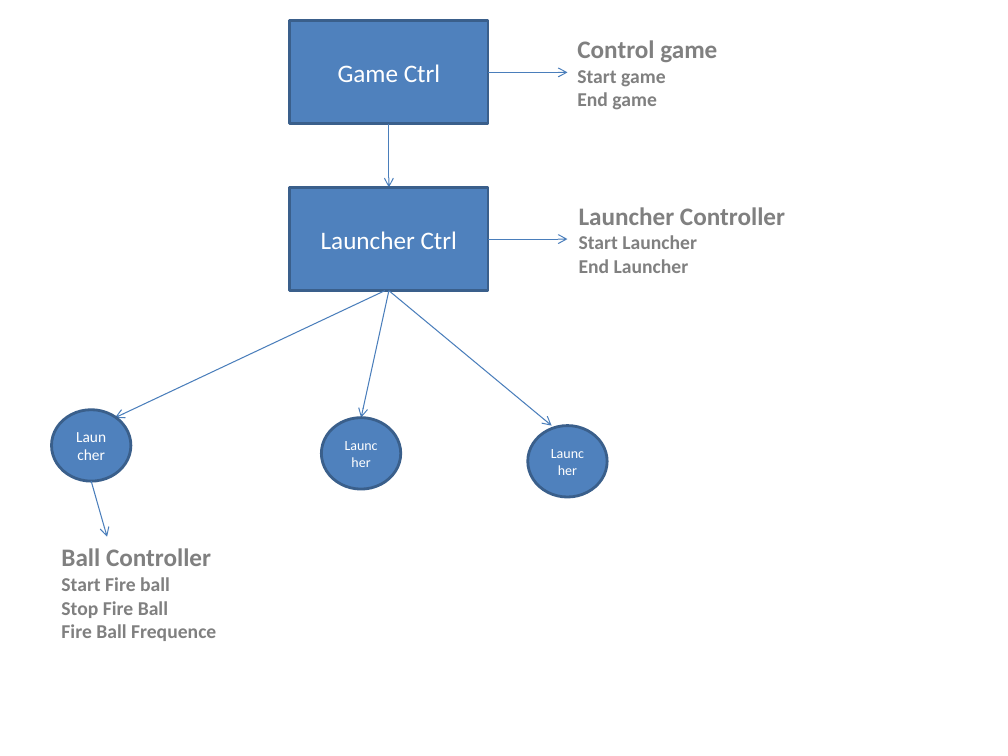
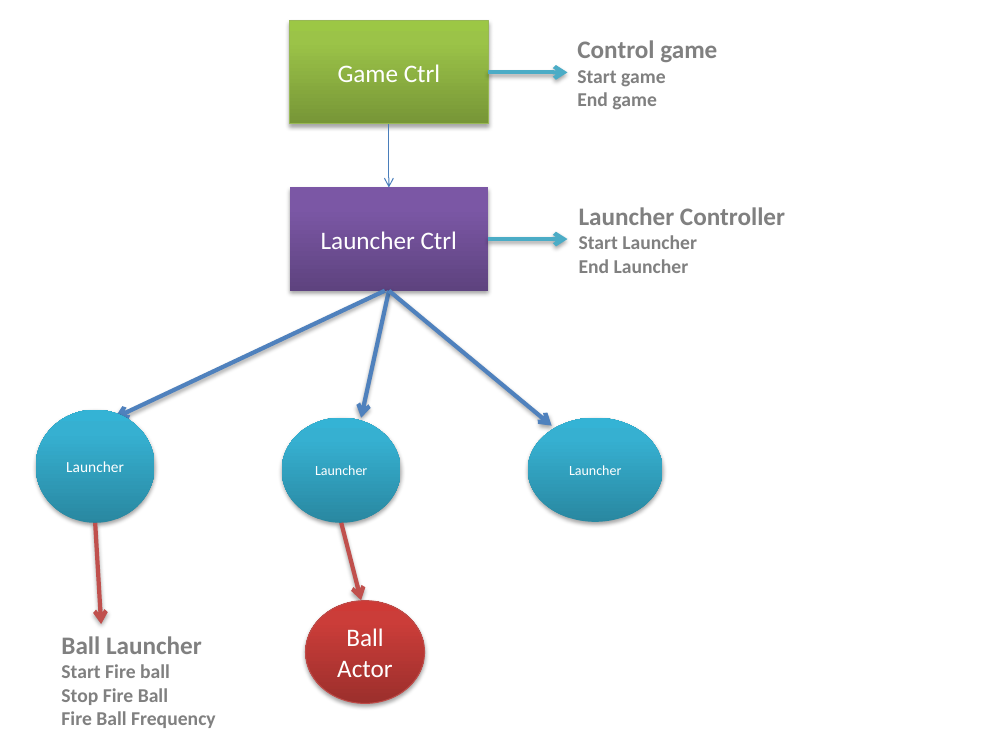
Before and after one commit to matrix09/DOM3_SquirrelFight, a slide deck: slide 1 of Dom3_WE1.pptx. Drawn at 1008x756 pixels with LibreOffice and Linux fonts; fonts in the diff are those of the drawing. Boxes give left, top, right and bottom in pixels: in the first picture for what was removed or moved away, otherwise in the second. Text is boxed around its words. In the diff, an @@ line names an element or a change of style, - is before the commit and + after.

```diff
--- a/Dom3_WE1.pptx
+++ b/Dom3_WE1.pptx
@@ rectangle "Game Ctrl" at (289, 21, 488, 124): fill #4F81BD to gradient #779737 to #9BC348 to #9DC746; outline #3A5F8C 2 pt to #98B955 0.75 pt; shadow on @@
@@ arrow (488, 73) - (568, 73): stroke #4B7EBC 0.75 pt to #4BACC6 3 pt @@
@@ rectangle "Launcher Ctrl" at (289, 187, 488, 290): fill #4F81BD to gradient #5F4480 to #7B58A6 to #7C57A8; outline #3A5F8C 2 pt to none; shadow on @@
@@ arrow (488, 239) - (568, 239): stroke #4B7EBC 0.75 pt to #4BACC6 3 pt @@
@@ arrow (385, 290) - (115, 417): stroke #4B7EBC 0.75 pt to #4F81BD 3 pt @@
@@ arrow (389, 290) - (361, 417): stroke #4B7EBC 0.75 pt to #4F81BD 3 pt @@
@@ arrow (389, 290) - (551, 425): stroke #4B7EBC 0.75 pt to #4F81BD 3 pt @@
@@ ellipse "Launcher": place and size @@
-ellipse "Launcher" at (51, 409, 131, 481)
+ellipse "Launcher" at (35, 409, 154, 522)
@@ ellipse "Launcher": place and size @@
-ellipse "Launcher" at (322, 417, 401, 489)
+ellipse "Launcher" at (282, 417, 401, 522)
@@ fill #4F81BD to gradient #2A88A2 to #37B1D2 to #34B4D6; outline #3A5F8C 2 pt to none; shadow on in 3 elements at (35, 409, 154, 522), (282, 417, 401, 522), (528, 417, 663, 521) @@
@@ ellipse "Launcher": place and size @@
-ellipse "Launcher" at (528, 425, 608, 497)
+ellipse "Launcher" at (528, 417, 663, 521)
@@ arrow moved from (92, 481) - (107, 536) to (95, 523) - (101, 624) @@
@@ arrow (95, 523) - (101, 624): stroke #4B7EBC 0.75 pt to #C0504D 3 pt @@
@@ arrow added from (342, 523) to (361, 600), #C0504D 3 pt @@
@@ text "Ball Launcher": place and size @@
-text "Ball Launcher" at (61, 548, 216, 641)
+text "Ball Launcher" at (61, 636, 216, 728)
@@ ellipse added at (305, 601, 424, 704), fill gradient #9C2F2D to #CB3E3A to #CE3B37, outline #BF4C48 0.75 pt, 18 pt, text #FFFFFF @@
+Ball Actor
@@ text at (61, 636, 202, 654): text changed @@
-Ball Controller
+Ball Launcher
@@ text at (61, 711, 216, 728): text changed @@
-Fire Ball Frequence
+Fire Ball Frequency
```
Also in this commit, not shown: 20 other files.
